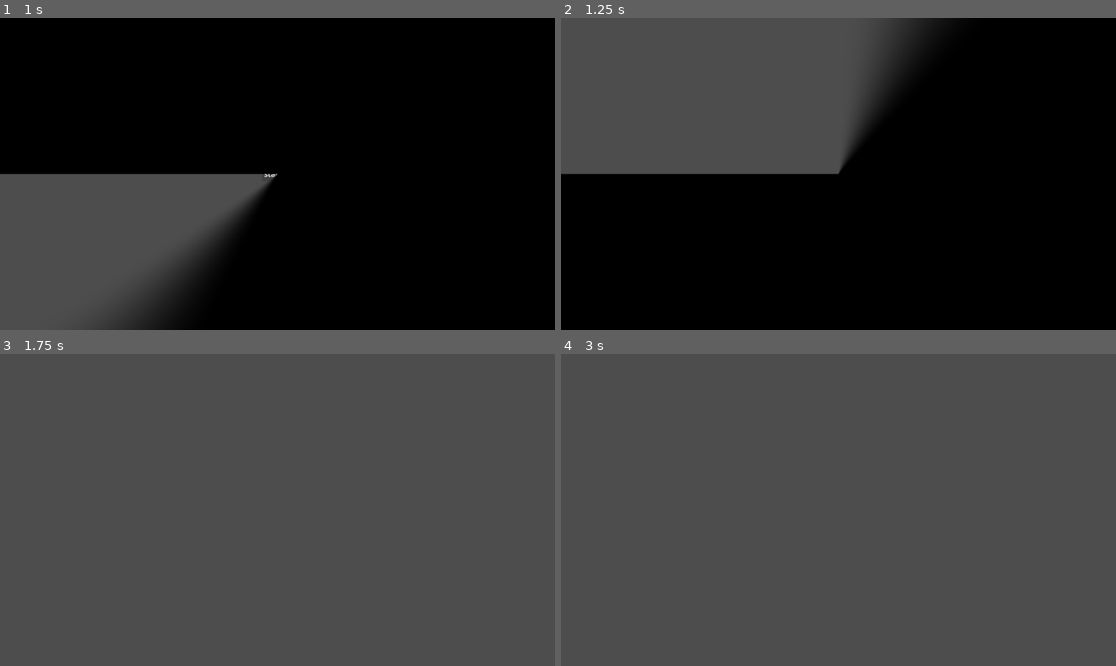
Above: before the commit, frames 1-4 (two rows, left to right).
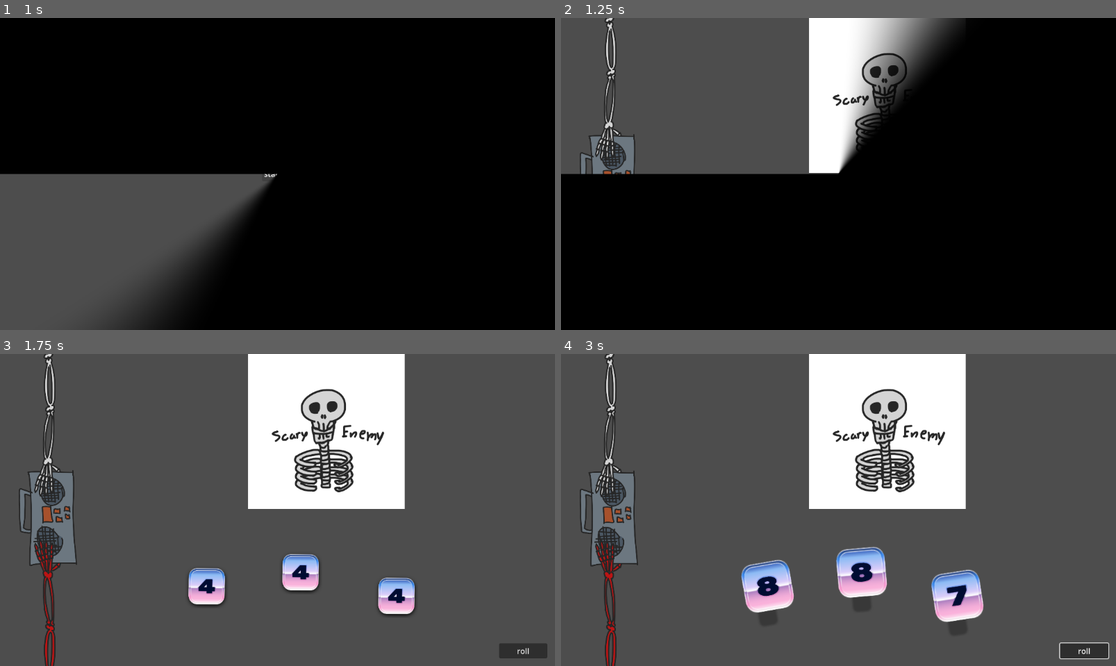
Above: after the commit, the same moments.

Repository: vhoyer/ludum_dare_60
Game: Godot game, scene res://stages/main_menu/main_menu.tscn
Two runs of this game, one before a commit and one after it. Both use one fixed random seed, a clock stepped at 60 frames per second and the inputs below.
Inputs (mouse positions are in pixels of both pictures, inside the frame that each line leads up to):
- Up to frame 1 (1 s): click "start! ,)" at 0.5 s
- Up to frame 2 (1.25 s): no input
- Up to frame 3 (1.75 s): move the mouse to (399, 494) at 1.27 s; hold Right (ui_right) from 1.28 s (still down); tap K at 1.35 s; click (399, 494) at 1.42 s
- Up to frame 4 (3 s): release Right (ui_right) at 2 s; click (1082, 650) at 2 s, where only the run after the commit has a clickable "roll"; tap Enter at 2.75 s; move the mouse to (727, 525) at 2.77 s; hold Down (ui_down) from 2.78 s (still down); tap K at 2.85 s

Frame 1 is identical in both runs. In frame 2, 8.9% of the frame differs, in the area x 3-72%, y 0-51%; in frame 3, 20%; in frame 4, 21%, in the area x 3-99%, y 0-100%.

Commit message:
✨ Add tug of war progress and elements on game screen

Diff:
--- /dev/null
+++ b/assets/theme.tres
@@ -0,0 +1,3 @@
+[gd_resource type="Theme" format=3 uid="uid://b10mtsfylwshn"]
+
+[resource]
--- a/auto_loads/audio_event_bus/audio_event_bus.gd
+++ b/auto_loads/audio_event_bus/audio_event_bus.gd
@@ -3,6 +3,7 @@
 
 # List of all events used
 const BUTTON_PRESSED = 'BUTTON_PRESSED'
+const DICE_ROLL_REQUESTED = 'DICE_ROLL_REQUESTED'
 const DIE_ROLLING = 'DIE_ROLLING'
 const DIE_LANDED = 'DIE_LANDED'
 
--- a/components/game_dice/game_dice.tscn
+++ b/components/game_dice/game_dice.tscn
@@ -7,19 +7,20 @@
 [node name="GameDice" type="Node2D" unique_id=1293005474]
 script = ExtResource("1_kdbr7")
 _dice_rising_time = 0.2
-_light_direction = Vector2(0, 1)
+_light_direction = Vector2(0, 0.5)
 
 [node name="VisualRoot" type="Node2D" parent="." unique_id=1336242043]
 unique_name_in_owner = true
-rotation = -0.11148608
+rotation = 0.010131763
 scale = Vector2(0.5, 0.5)
 
 [node name="DiceShadow" type="Sprite2D" parent="VisualRoot" unique_id=149343767]
 unique_name_in_owner = true
-position = Vector2(-0.11125527, 0.9937919)
+position = Vector2(0.005065795, 0.49997434)
 texture = ExtResource("2_1pb4h")
 
 [node name="DiceSprite" type="Sprite2D" parent="VisualRoot" unique_id=1295971029]
 unique_name_in_owner = true
 texture = ExtResource("3_hpgiv")
 hframes = 11
+frame = 4
--- a/components/game_save_data/game_save_data.gd
+++ b/components/game_save_data/game_save_data.gd
@@ -1,2 +1,4 @@
 class_name GameSaveData
 extends SaveData
+
+var points: int = 0
--- /dev/null
+++ b/components/game_tug_of_war/game_tug_of_war.gd
@@ -0,0 +1,56 @@
+@tool
+class_name GameTugOfWar
+extends Control
+
+
+signal _model_updated()
+
+
+## value of progress from 0 to 1 (0 = enemy win, 1 = player win)
+@export_range(0, 1)
+var value: float = 0.5:
+	set(v):
+		value = v
+		_model_updated.emit()
+
+@export_group('private')
+
+@export
+var _fill_margin: float = 100:
+	set(value):
+		_fill_margin = value
+		_model_updated.emit()
+
+var _jitter: float = 0:
+	set(value):
+		_jitter = value
+		_model_updated.emit()
+
+@export
+var _jitter_range: float = 25:
+	set(value):
+		_jitter_range = value
+		_model_updated.emit()
+
+
+
+@onready
+var fill_bar: Control = %Fill
+
+@onready
+var _jitter_scheduler: Timer = %JitterScheduler
+
+
+func _ready() -> void:
+	_model_updated.connect(_update_view)
+	_model_updated.emit()
+
+
+func _update_view() -> void:
+	fill_bar.position.y = (self.size.y - _fill_margin * 2) * value + _fill_margin + _jitter
+
+
+func _on_jitter_scheduler_timeout() -> void:
+	var tween = create_tween()
+	tween.set_ease(Tween.EASE_IN_OUT).set_trans(Tween.TRANS_BOUNCE)
+	tween.tween_property(self, '_jitter', randf() * _jitter_range * 2 - _jitter_range, _jitter_scheduler.wait_time)
--- /dev/null
+++ b/components/game_tug_of_war/game_tug_of_war.tscn
@@ -0,0 +1,90 @@
+[gd_scene format=3 uid="uid://cpsa1qlgdobpb"]
+
+[ext_resource type="Texture2D" uid="uid://bpjaiglaf4qph" path="res://assets/sprites/enemy/skelly_hand_over.png" id="1_2hdvj"]
+[ext_resource type="Script" uid="uid://x1wl8tvths1v" path="res://components/game_tug_of_war/game_tug_of_war.gd" id="1_4rdbg"]
+[ext_resource type="Texture2D" uid="uid://mltwii3sq85y" path="res://assets/sprites/enemy/skelly_hand_under.png" id="2_4rdbg"]
+[ext_resource type="Texture2D" uid="uid://dr233icuhbor5" path="res://assets/sprites/items/boombox.png" id="3_nohnp"]
+[ext_resource type="Texture2D" uid="uid://d3ckkhaqxosn0" path="res://assets/sprites/enemy/hooman_hand_over.png" id="4_8235j"]
+[ext_resource type="Texture2D" uid="uid://imy73vth6y0f" path="res://assets/sprites/enemy/hooman_hand_under.png" id="5_bqop2"]
+
+[node name="GameTugOfWar" type="Control" unique_id=598563760]
+custom_minimum_size = Vector2(200, 0)
+custom_maximum_size = Vector2(200, -1)
+clip_contents = true
+layout_mode = 3
+anchors_preset = 9
+anchor_bottom = 1.0
+grow_vertical = 2
+size_flags_horizontal = 0
+script = ExtResource("1_4rdbg")
+value = 0.557
+_fill_margin = 120.0
+_jitter_range = 10.0
+
+[node name="Fill" type="Control" parent="." unique_id=2065076108]
+unique_name_in_owner = true
+layout_mode = 1
+anchors_preset = 8
+anchor_left = 0.5
+anchor_top = 0.5
+anchor_right = 0.5
+anchor_bottom = 0.5
+offset_top = 23.256012
+offset_bottom = 23.256012
+grow_horizontal = 2
+grow_vertical = 2
+
+[node name="VBoxContainer" type="VBoxContainer" parent="Fill" unique_id=1405466274]
+custom_minimum_size = Vector2(500, 0)
+layout_mode = 1
+offset_left = -100.0
+offset_top = -560.0
+offset_right = 400.0
+offset_bottom = 2240.0
+scale = Vector2(0.4, 0.4)
+theme_override_constants/separation = -140
+
+[node name="Enemy" type="MarginContainer" parent="Fill/VBoxContainer" unique_id=1556819735]
+layout_mode = 2
+
+[node name="EnemyOver" type="TextureRect" parent="Fill/VBoxContainer/Enemy" unique_id=840526815]
+z_index = 10
+layout_mode = 2
+size_flags_horizontal = 4
+texture = ExtResource("1_2hdvj")
+
+[node name="EnemyUnder" type="TextureRect" parent="Fill/VBoxContainer/Enemy" unique_id=518922774]
+z_index = -10
+layout_mode = 2
+size_flags_horizontal = 4
+texture = ExtResource("2_4rdbg")
+
+[node name="Item" type="TextureRect" parent="Fill/VBoxContainer" unique_id=1575409061]
+unique_name_in_owner = true
+custom_minimum_size = Vector2(500, 500)
+layout_mode = 2
+texture = ExtResource("3_nohnp")
+expand_mode = 1
+stretch_mode = 5
+
+[node name="Player" type="MarginContainer" parent="Fill/VBoxContainer" unique_id=66538258]
+layout_mode = 2
+
+[node name="PlayerOver" type="TextureRect" parent="Fill/VBoxContainer/Player" unique_id=313077783]
+z_index = 10
+layout_mode = 2
+size_flags_horizontal = 4
+texture = ExtResource("4_8235j")
+
+[node name="PlayerUnder" type="TextureRect" parent="Fill/VBoxContainer/Player" unique_id=1427720392]
+z_index = -10
+layout_mode = 2
+size_flags_horizontal = 4
+texture = ExtResource("5_bqop2")
+
+[node name="JitterScheduler" type="Timer" parent="." unique_id=429336002]
+unique_name_in_owner = true
+wait_time = 0.5
+autostart = true
+
+[connection signal="timeout" from="JitterScheduler" to="." method="_on_jitter_scheduler_timeout"]
--- a/project.godot
+++ b/project.godot
@@ -42,6 +42,10 @@
 "res://stages/": "yellow"
 }
 
+[gui]
+
+theme/custom="uid://b10mtsfylwshn"
+
 [rendering]
 
 renderer/rendering_method="gl_compatibility"
--- /dev/null
+++ b/stages/main/main.gd
@@ -0,0 +1,11 @@
+extends Node
+
+
+@onready
+var dices_group: Node2D = %Dices
+
+
+func _on_roll_button_pressed() -> void:
+	AudioEventBus.emit(AudioEventBus.DICE_ROLL_REQUESTED)
+	for dice: GameDice in dices_group.get_children():
+		dice.roll(randi() % 5 + 1)
--- a/stages/main/main.tscn
+++ b/stages/main/main.tscn
@@ -1,3 +1,80 @@
 [gd_scene format=3 uid="uid://boew20gyqimy6"]
 
-[node name="Main" type="Node2D" unique_id=1823494651]
+[ext_resource type="Script" uid="uid://bjdopl13o6krk" path="res://stages/main/main.gd" id="1_60rri"]
+[ext_resource type="PackedScene" uid="uid://cvf0j1cif853i" path="res://components/game_dice/game_dice.tscn" id="2_5powy"]
+[ext_resource type="Texture2D" uid="uid://bgsm4wruhcjqm" path="res://assets/sprites/enemy/enemy1.png" id="2_j6wwd"]
+[ext_resource type="PackedScene" uid="uid://cpsa1qlgdobpb" path="res://components/game_tug_of_war/game_tug_of_war.tscn" id="2_usqqw"]
+
+[node name="Main" type="HBoxContainer" unique_id=1820559237]
+anchors_preset = 15
+anchor_right = 1.0
+anchor_bottom = 1.0
+grow_horizontal = 2
+grow_vertical = 2
+script = ExtResource("1_60rri")
+
+[node name="GameTugOfWar" parent="." unique_id=598563760 instance=ExtResource("2_usqqw")]
+layout_mode = 2
+
+[node name="VBoxContainer" type="VBoxContainer" parent="." unique_id=342927523]
+layout_mode = 2
+size_flags_horizontal = 3
+size_flags_vertical = 3
+
+[node name="Enemy" type="MarginContainer" parent="VBoxContainer" unique_id=1041880809]
+layout_mode = 2
+size_flags_vertical = 3
+
+[node name="Enemy" type="TextureRect" parent="VBoxContainer/Enemy" unique_id=324893705]
+layout_mode = 2
+texture = ExtResource("2_j6wwd")
+expand_mode = 2
+stretch_mode = 5
+
+[node name="Dices" type="MarginContainer" parent="VBoxContainer" unique_id=350811888]
+layout_mode = 2
+size_flags_vertical = 3
+theme_override_constants/margin_left = 16
+theme_override_constants/margin_top = 16
+theme_override_constants/margin_right = 16
+theme_override_constants/margin_bottom = 16
+
+[node name="HBoxContainer" type="HBoxContainer" parent="VBoxContainer/Dices" unique_id=1748016336]
+layout_mode = 2
+theme_override_constants/separation = 16
+
+[node name="SubViewportContainer" type="SubViewportContainer" parent="VBoxContainer/Dices/HBoxContainer" unique_id=721941754]
+layout_mode = 2
+size_flags_horizontal = 3
+size_flags_vertical = 3
+stretch = true
+
+[node name="SubViewport" type="SubViewport" parent="VBoxContainer/Dices/HBoxContainer/SubViewportContainer" unique_id=2068035278]
+handle_input_locally = false
+size = Vector2i(800, 290)
+render_target_update_mode = 4
+
+[node name="Dices" type="Node2D" parent="VBoxContainer/Dices/HBoxContainer/SubViewportContainer/SubViewport" unique_id=1878736496]
+unique_name_in_owner = true
+
+[node name="GameDice" parent="VBoxContainer/Dices/HBoxContainer/SubViewportContainer/SubViewport/Dices" unique_id=1293005474 instance=ExtResource("2_5powy")]
+position = Vector2(209, 141)
+
+[node name="GameDice2" parent="VBoxContainer/Dices/HBoxContainer/SubViewportContainer/SubViewport/Dices" unique_id=62987177 instance=ExtResource("2_5powy")]
+position = Vector2(404, 112)
+
+[node name="GameDice3" parent="VBoxContainer/Dices/HBoxContainer/SubViewportContainer/SubViewport/Dices" unique_id=70781987 instance=ExtResource("2_5powy")]
+position = Vector2(603, 161)
+
+[node name="VBoxContainer" type="VBoxContainer" parent="VBoxContainer/Dices/HBoxContainer" unique_id=1919894881]
+custom_minimum_size = Vector2(100, 0)
+layout_mode = 2
+size_flags_horizontal = 8
+size_flags_vertical = 8
+
+[node name="RollButton" type="Button" parent="VBoxContainer/Dices/HBoxContainer/VBoxContainer" unique_id=765454622]
+layout_mode = 2
+size_flags_vertical = 8
+text = "roll"
+
+[connection signal="pressed" from="VBoxContainer/Dices/HBoxContainer/VBoxContainer/RollButton" to="." method="_on_roll_button_pressed"]
Binary file added: assets/sprites/enemy/enemy1.png
Not shown, added: assets/sprites/enemy/enemy1.png.import
Binary file added: assets/sprites/enemy/hooman_hand_over.png
Not shown, added: assets/sprites/enemy/hooman_hand_over.png.import
Binary file added: assets/sprites/enemy/hooman_hand_under.png
Not shown, added: assets/sprites/enemy/hooman_hand_under.png.import
Binary file added: assets/sprites/enemy/skelly_hand_over.png
Not shown, added: assets/sprites/enemy/skelly_hand_over.png.import
Binary file added: assets/sprites/enemy/skelly_hand_under.png
Not shown, added: assets/sprites/enemy/skelly_hand_under.png.import
Binary file added: assets/sprites/items/boombox.png
Not shown, added: assets/sprites/items/boombox.png.import
(and 2 more such lines)
